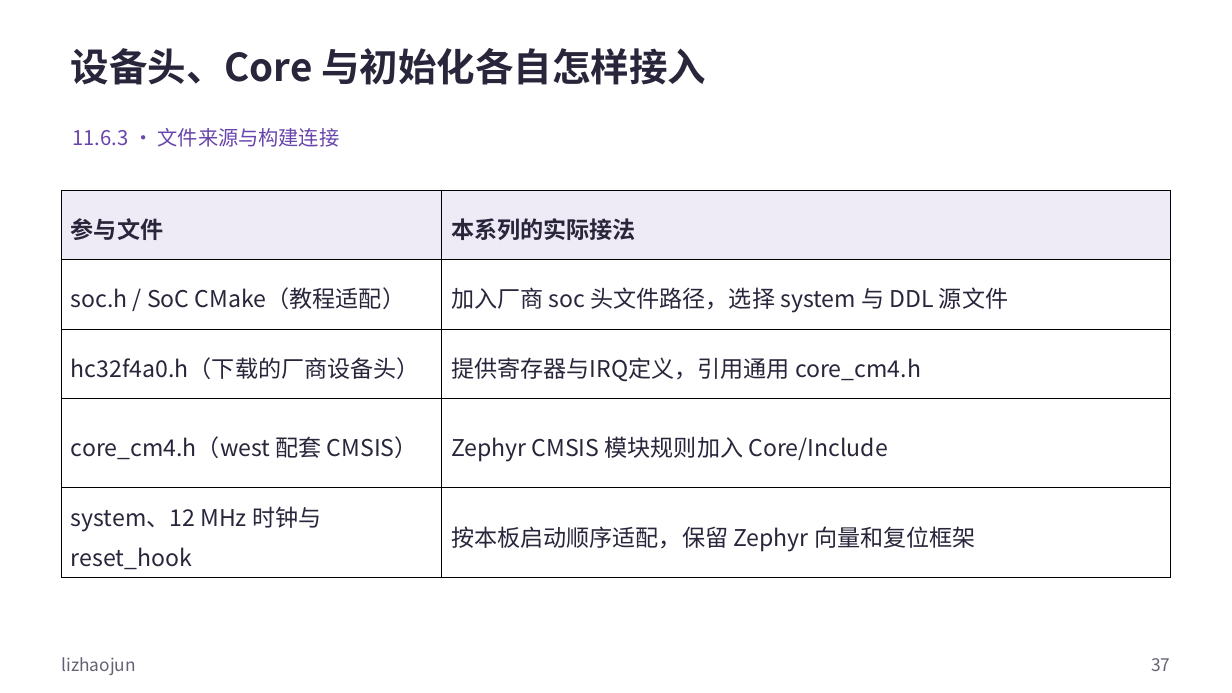
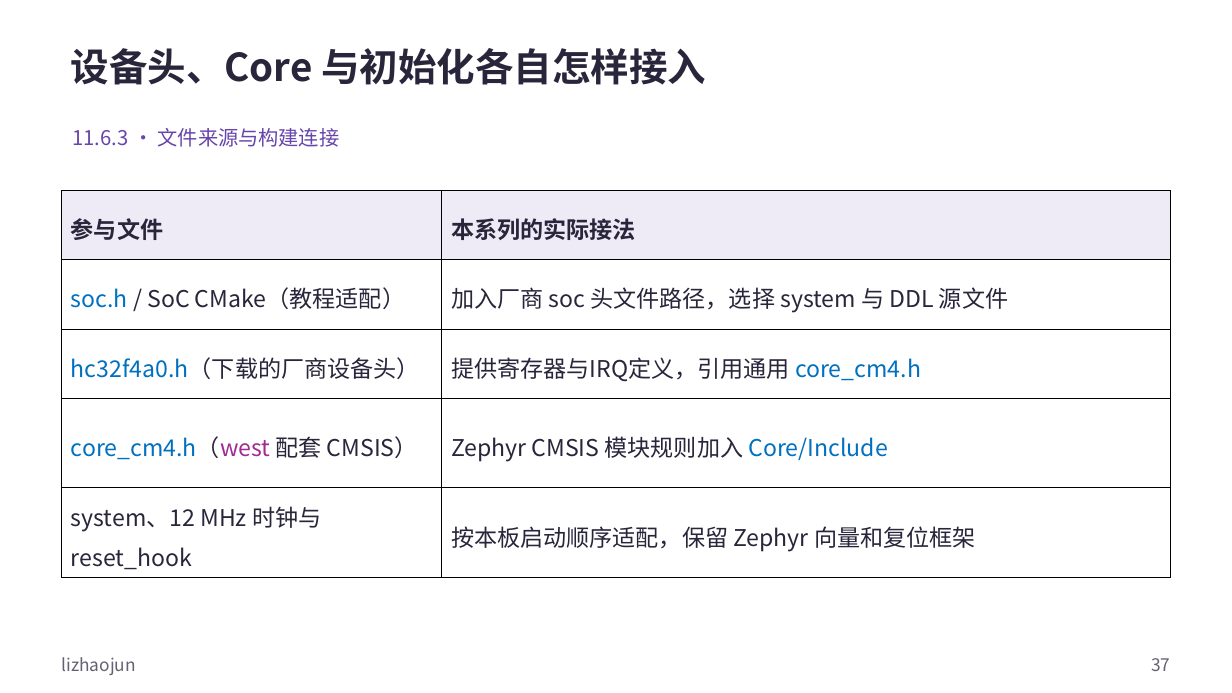
Before and after one commit to FormingSystem/zephyr_hc32f4a0, a slide deck: slide 37 of learning/P01_zephyr_make_project/slides/P011_编译示例与新增开发板_Windows.pptx. Drawn at 1232x693 pixels with LibreOffice and Linux fonts; fonts in the diff are those of the drawing. Boxes give left, top, right and bottom in pixels: in the first picture for what was removed or moved away, otherwise in the second. Text is boxed around its words. In the diff, an @@ line names an element or a change of style, - is before the commit and + after.

```diff
--- a/learning/P01_zephyr_make_project/slides/P011_编译示例与新增开发板_Windows.pptx
+++ b/learning/P01_zephyr_make_project/slides/P011_编译示例与新增开发板_Windows.pptx
@@ table at <box>62,190,1171,574</box> @@
@@ text colour #29263B to #0070C0 in "soc.h", "hc32f4a0.h（下载的厂商设备头）", "core_cm4.h", "core_cm4.h（west" and 1 more places @@
@@ text colour #29263B to #A02B93 in "core_cm4.h（west" @@
```
Also in this commit, not shown: 47 other slides changed, 49 other files.
